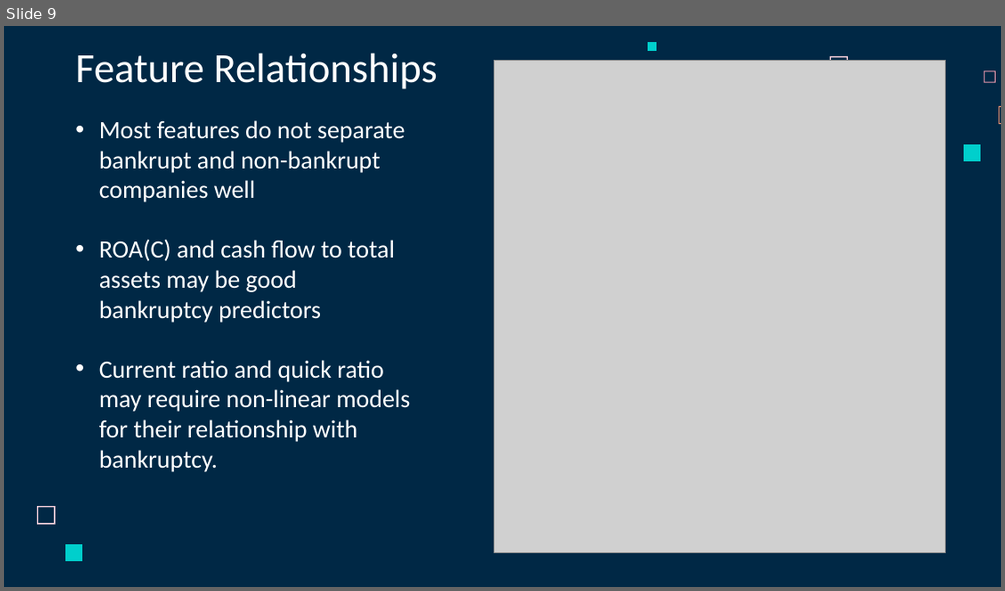
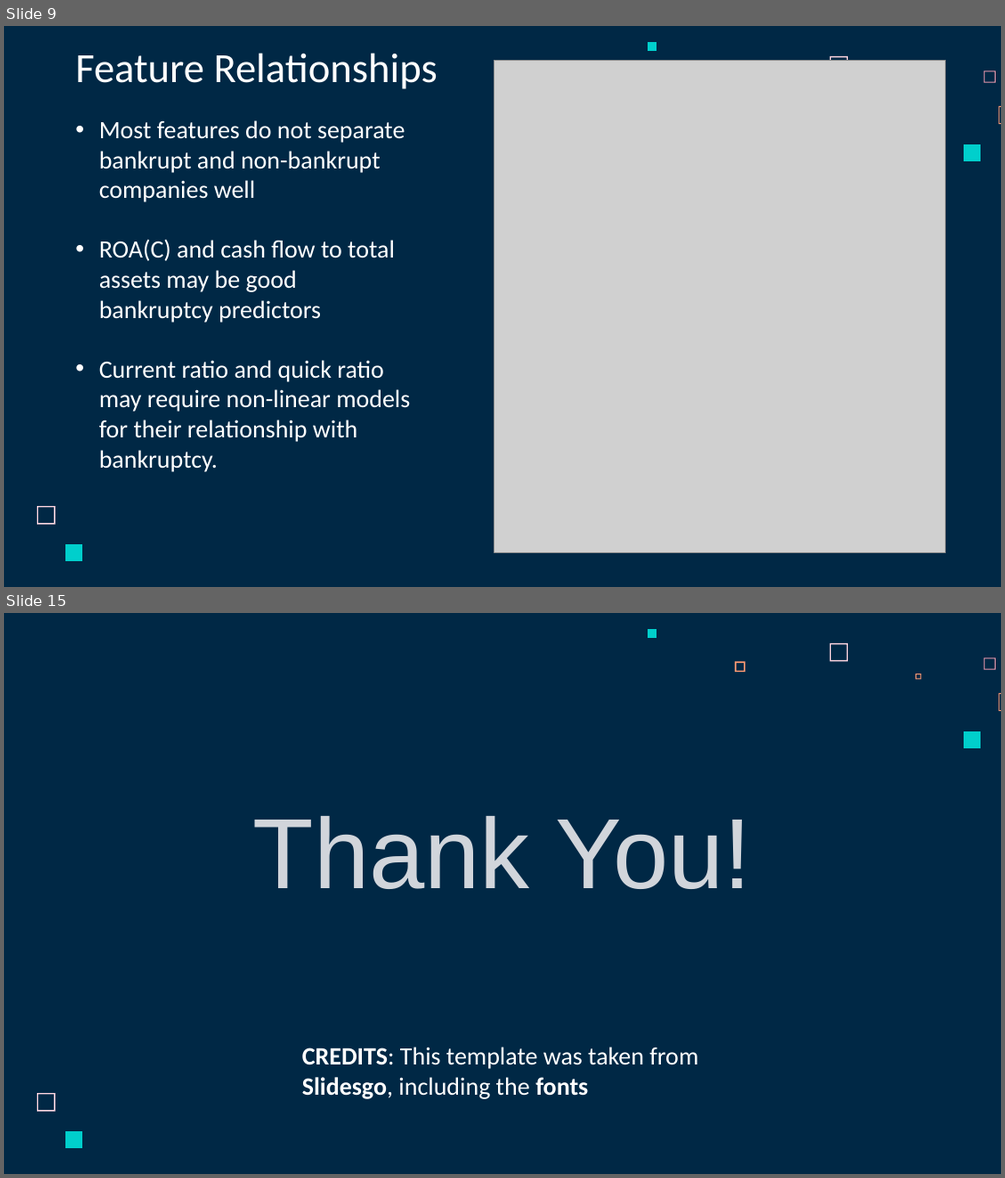
Before and after one commit to whoismanoj/Team8-Company-Bankruptcy-Prediction-Mini-Project-DSAI, a slide deck: SC1015 Project Slides.pptx. Shown one above the other, each under a label of ours: slide 9 before the commit, slides 9 and 15 after it; the slides between them are not shown. The pictures are 1005x591 and 1005x1178 pixels, drawn with LibreOffice and Linux fonts; fonts in the diff are those of the drawing; grey boxes stand for pictures. Boxes give left, top, right and bottom in pixels: in the first picture for what was removed or moved away, otherwise in the second. Text is boxed around its words. In the diff, an @@ line names an element or a change of style, - is before the commit and + after.

```diff
--- a/SC1015 Project Slides.pptx
+++ b/SC1015 Project Slides.pptx
@@ slide 15 added at (4,613,1001,1174), background #002845; not listed: 7 template elements that a slide beside it also shows @@
@@ freeform shape added at (735,662,744,672), fill #FF9973 @@
@@ freeform shape added at (915,674,921,680), fill #FF9973 @@
@@ title added at (253,816,752,889), 72 pt, text #D1D5DB @@
+Thank You!
@@ text added at (302,1046,698,1099), 18 pt, text #FFFFFF @@
+CREDITS: This template was taken from Slidesgo, including the fonts
```
Also in this commit, not shown: 4 slides changed, 2 other slides added, 4 slides removed.
